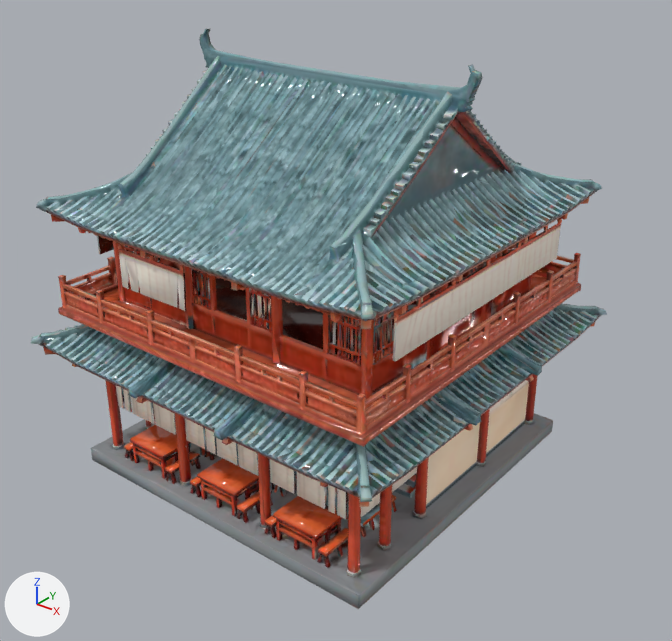
Renders of the glTF model app/src/main/assets/scenes/qm_shop2.glb from each side of a commit.
Before and after are seen from a 50 mm camera at (10.22, -12.5, 10.67) aimed at (0.41, -0.25, 3.07). The axes (+X, +Y, +Z) are drawn at lower left. The lights are the same throughout. The picture after the commit comes second. Vertices at exactly the same position are counted once.

Script lines for the objects in view, before the commit:
```python
me_mesh = bpy.data.meshes.new('mesh')
me_mesh.from_pydata(...)  # 22835 vertices, 49993 faces; spans x -4.0..4.0, y -4.0..4.0, z 0.0..8.0
me_mesh.materials.append(mat_material_0)
ob_qm_shop2 = bpy.data.objects.new('qm_shop2', me_mesh)
ob_qm_shop2.location = (0.0, 0.0, 0.0)
```
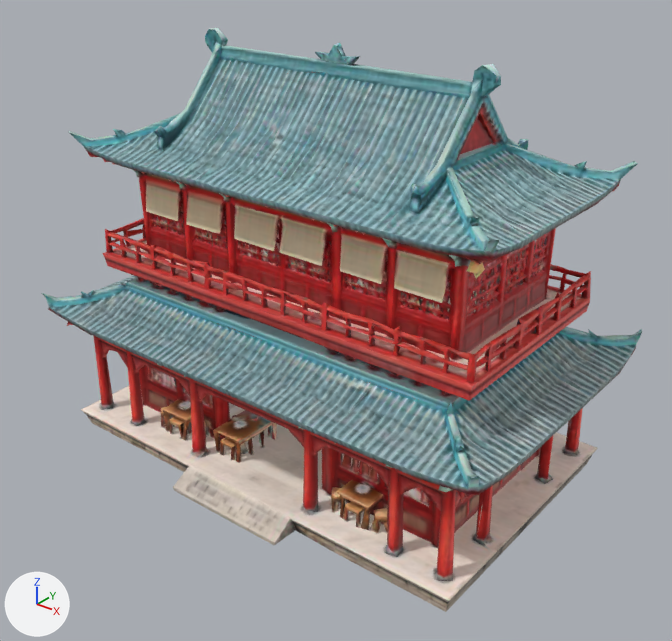
What differs and where, as boxes [x1, y1, x2, y2] in the pictures (672 x 641 px):
'qm_shop2', reshaped: before [31, 29, 607, 609]; after [42, 28, 642, 612]
part 1 of me_mesh, rebuilt: before [31, 29, 607, 609]; after [42, 28, 642, 612]
part 2 of me_mesh, deleted: before [116, 385, 417, 519]

The edits, one by one:
Picture 'qm_shop2_near_base' (img_qm_shop2_near_base) is new.
Picture 'qm_shop2_near_normal' (img_qm_shop2_near_normal) is new.
Material 'qm_shop2_near' (mat_qm_shop2_near) is new.
Uses the picture img_qm_shop2_near_base.
Uses the picture img_qm_shop2_near_normal.
me_mesh is used by ob_qm_shop2; location (0.0, 0.0, 0.0).
me_mesh had 22835 vertices, 49993 faces and spanned x -4.0..4.0, y -4.0..4.0, z 0.0..8.0.
me_mesh no longer uses material mat_material_0.
me_mesh now has 8741 vertices, 21997 faces and spans x -5.06..5.06, y -3.05..3.05, z 0.01..8.0.
me_mesh part 1: the loose piece of 22325 vertices spanning x -4.0..4.0, y -4.0..4.0, z 0.0..8.0 is rebuilt with 8731 vertices and now spans x -5.06..5.06, y -3.05..3.05, z 0.01..8.0, in mat_qm_shop2_near.
me_mesh part 2: 26 loose pieces with 507 vertices, spanning x -3.43..3.41, y -3.43..3.43, z 1.28..5.39, are deleted.
Other edits to the shape of me_mesh do not show in these pictures.
me_mesh gains material mat_qm_shop2_near.
